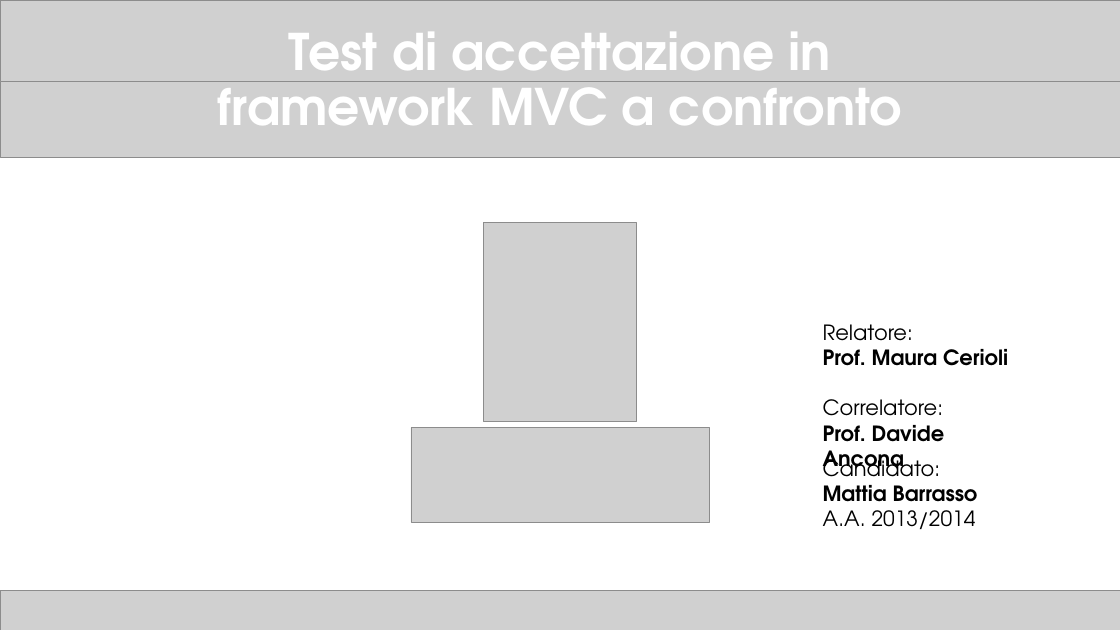
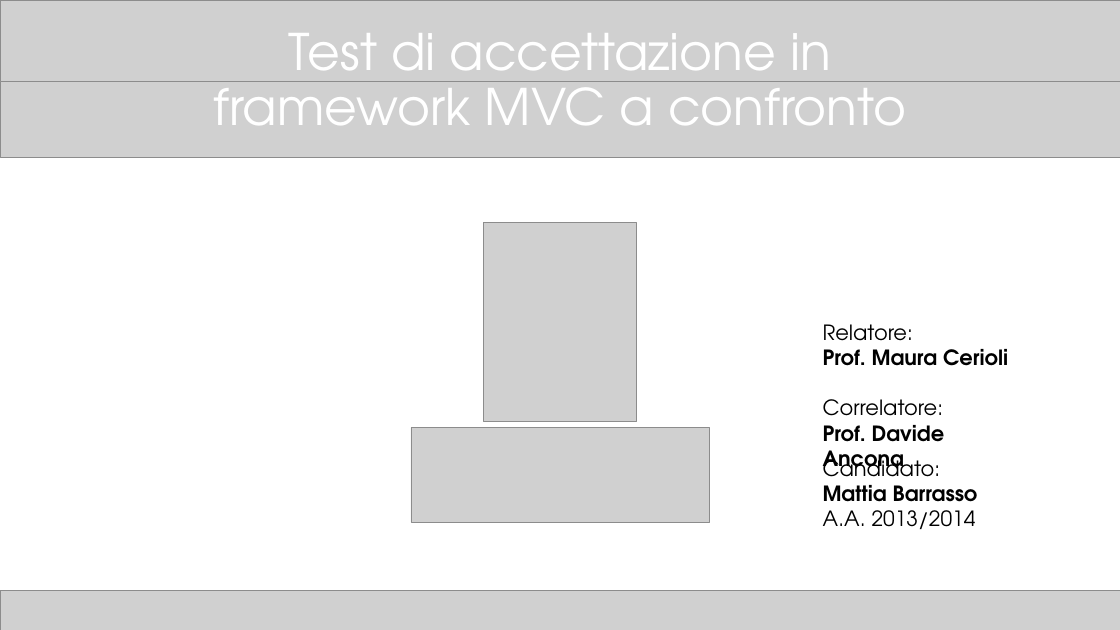
Before and after one commit to TTia/xblog-thesis, a slide deck: slide 1 of Presentazione.pptx. Drawn at 1120x630 pixels with LibreOffice and Linux fonts; fonts in the diff are those of the drawing; grey boxes stand for pictures. Boxes give left, top, right and bottom in pixels: in the first picture for what was removed or moved away, otherwise in the second. Text is boxed around its words. In the diff, an @@ line names an element or a change of style, - is before the commit and + after.

```diff
--- a/Presentazione.pptx
+++ b/Presentazione.pptx
@@ title "Test di accettazione in framework ..." at [214, 33, 906, 125]: bold off @@
```
Also in this commit, not shown: 9 other slides changed, 9 other files.
